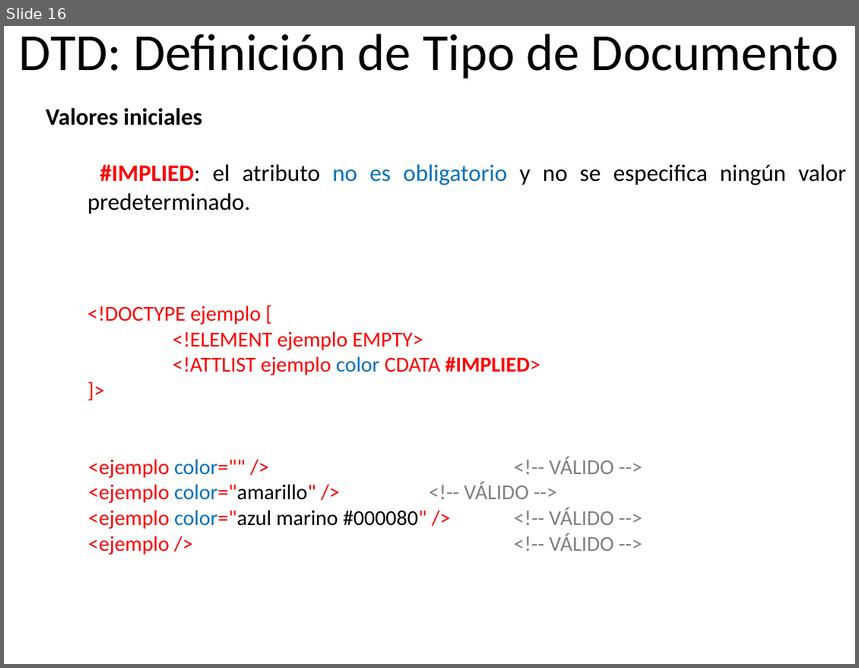
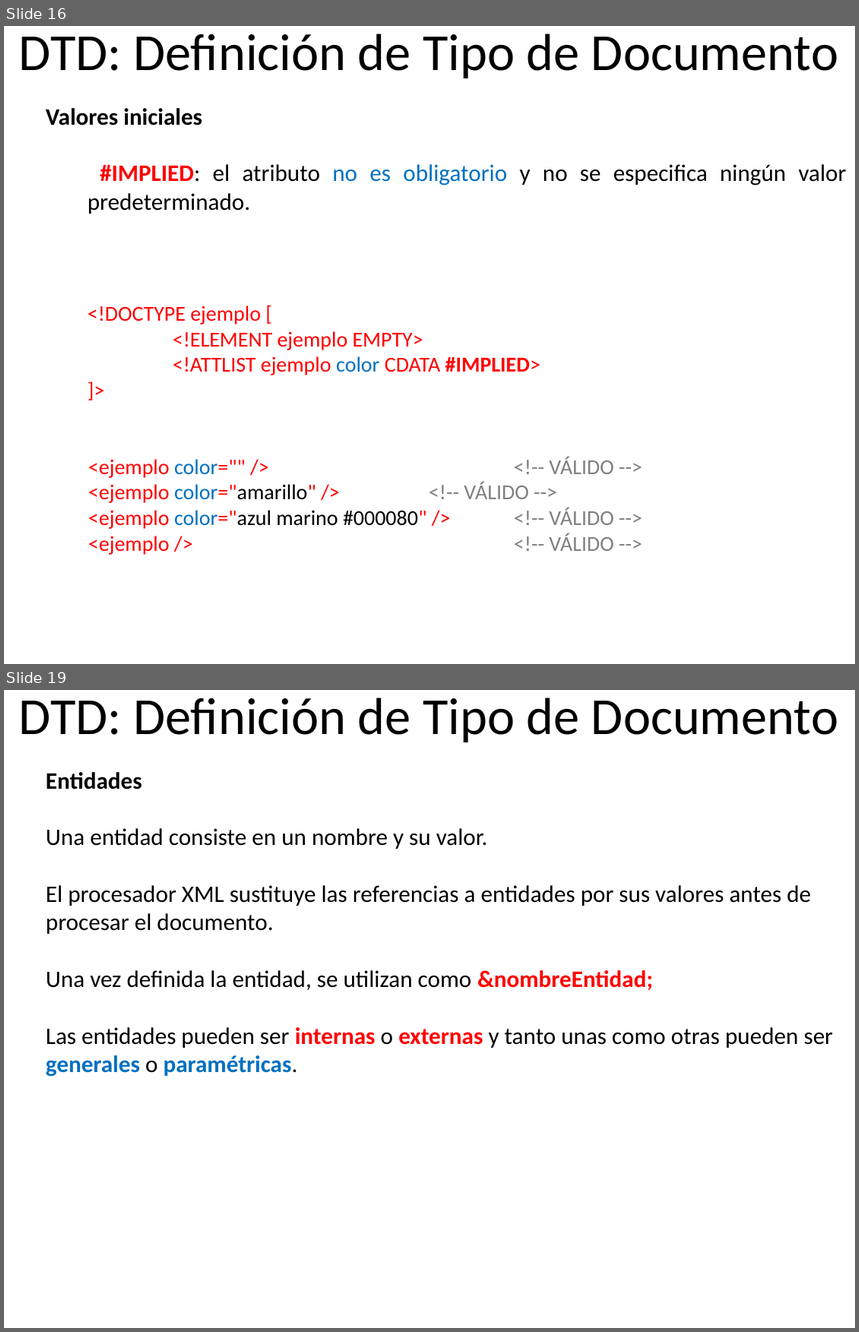
Before and after one commit to germanarcos/LM, a slide deck: xml/25 DTD avanzados.pptx. Shown one above the other, each under a label of ours: slide 16 before the commit, slides 16 and 19 after it; the slides between them are not shown. The pictures are 859x668 and 859x1332 pixels, drawn with LibreOffice and Linux fonts; fonts in the diff are those of the drawing. Boxes give left, top, right and bottom in pixels: in the first picture for what was removed or moved away, otherwise in the second. Text is boxed around its words. In the diff, an @@ line names an element or a change of style, - is before the commit and + after.

```diff
--- a/xml/25 DTD avanzados.pptx
+++ b/xml/25 DTD avanzados.pptx
@@ slide 19 added at bbox=[4, 690, 855, 1328], background #FFFFFF @@
@@ title added at bbox=[19, 698, 838, 742], 44 pt, text #000000 @@
+DTD: Definición de Tipo de Documento
@@ text added at bbox=[46, 772, 834, 1077], 20 pt, text #000000 @@
+Entidades
+Una entidad consiste en un nombre y su valor.
+El procesador XML sustituye las referencias a entidades por sus valores antes de procesar el documento.
+Una vez definida la entidad, se utilizan como &nombreEntidad;
+Las entidades pueden ser internas o externas y tanto unas como otras pueden ser generales o paramétricas.
```
Also in this commit, not shown: 13 slides changed, 5 other slides added.
